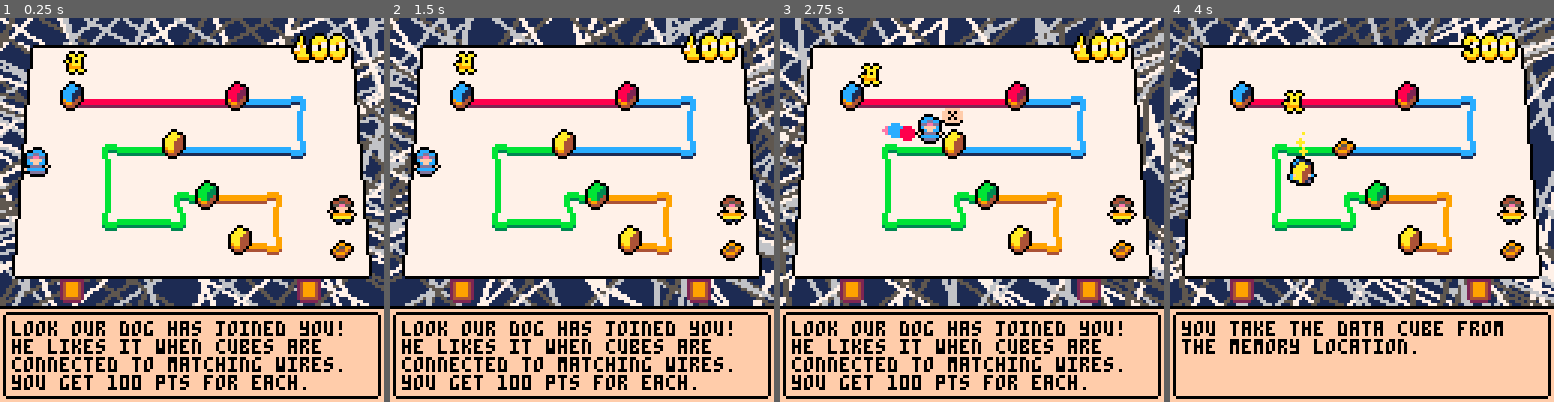
Above: before the commit, frames 1-4 (left to right).
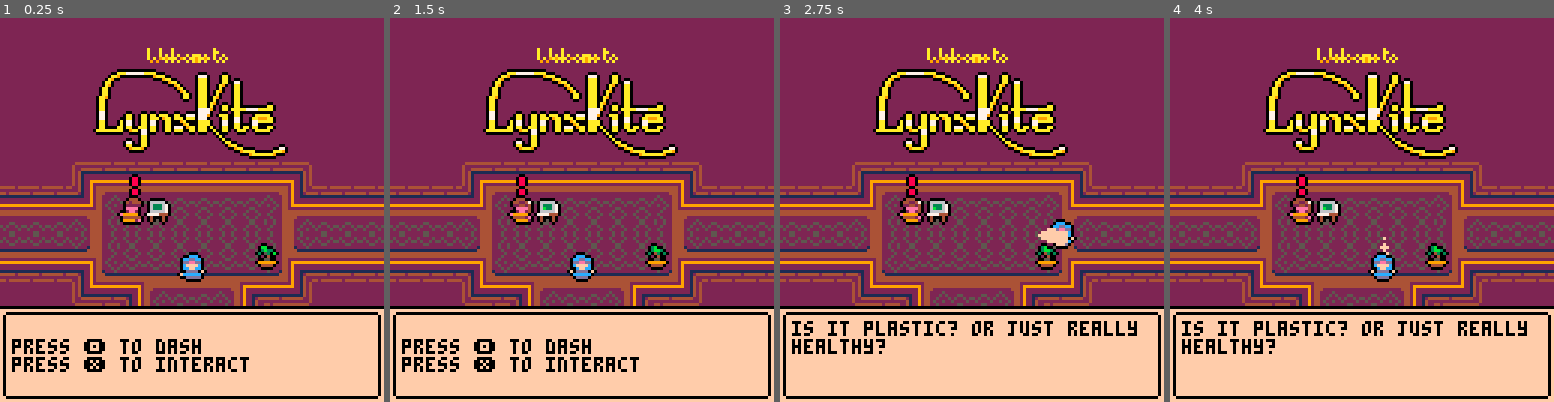
Above: after the commit, the same moments.

Repository: darabos/lynxkite-interview-pico8
Game: PICO-8 cartridge lynxkite.p8
Same seed, same stepped clock (60 frames per second), same inputs: the game is played once before the commit and once after it.
Inputs:
- Up to frame 1 (0.25 s): no input
- Up to frame 2 (1.5 s): tap X (X key) at 0.33, 1.07 s; tap O (Z key) at 0.7 s
- Up to frame 3 (2.75 s): hold Right 1.6-2.1 s; tap O (Z key) at 1.7, 2.1, 2.5 s; tap X (X key) at 1.85 s; hold Up 2.15-2.42 s; hold Right from 2.47 s (still down)
- Up to frame 4 (4 s): tap O (Z key) at 2.9, 3.3, 3.7 s; tap X (X key) at 2.97 s; release Right at 3.03 s; hold Left 3.08-3.58 s; hold Down 3.63-3.97 s

The runs differ from the first frame. In frame 1, 79% of the frame differs, in the area x 0-100%, y 0-97%; in frame 2, 79%; in frame 3, 79%; in frame 4, 76%.

Commit message:
Final (?) levels, score markers.

Diff:
--- a/lynxkite.p8
+++ b/lynxkite.p8
@@ -3,6 +3,7 @@
 __lua__
 function _init()
  score=nil
+ scoring={}
  particles={y=0,draw=draw_particles}
  last_tick=0
  dialog="\npress 🅾️ to dash\npress ❎ to interact"
@@ -15,7 +16,8 @@
   draw=draw_player,
   update=update_player,
  }
- into_the_metaverse()
+ --into_the_metaverse()
+ into_the_title()
 end
 function into_the_office()
  location="office"
@@ -29,7 +31,7 @@
  local whiteboard={
   interact=function() transition_to(into_the_metaverse) end,
   x=60, y=20, draw=draw_whiteboard}
- local daniel={x=80, y=30, sprite=17,flip=1,draw=dance,
+ daniel={x=80, y=30, sprite=17,flip=1,draw=dance,
  interact=function(self)
   dialog="hi! i'm daniel. thanks for coming in. i hope you did not have to wait long?\n❎"
   self.interact=function(self)
@@ -274,6 +276,7 @@
  sortobjects()
  foreach(objects,function(o)
   o.draw(o) end)
+ draw_ui()
  --dialog
  line(0,96,127,96,0)
  rectfill(0,97,128,128,15)
@@ -376,6 +379,14 @@
   and t()>transition.start+1.6 then
   transition=nil
  end
+ --metaverse
+ if location=="metaverse" then
+  if score and score<minscore then
+   p.alert=nil
+  else
+   p.alert=daniel
+  end
+ end
 end
 
 function update_player()
@@ -422,11 +433,25 @@
   spr(f,p.x,p.y)
   pal()
  end
+end
+function draw_ui()
+ --scoring markers
+ foreach(scoring.daniel,function(s)
+  shd(61,s.x,s.y-8)
+ end)
+ foreach(scoring.dog,function(s)
+  shd(62,s.x,s.y)
+ end)
+ foreach(scoring.cat,function(s)
+  shd(63,s.x,s.y-8)
+ end)
+ --interaction marker
  local c=closest(p)
  if c!=nil then
   print('❎',c.x,c.y-5,0)
   print('❎',c.x,c.y-6,15)
  end
+ --alert
  if p.alert!=nil and c!=p.alert then
   dance({x=p.alert.x, y=p.alert.y-8, sprite=55,flip=1})
  end
@@ -554,8 +579,16 @@
  dog.other=cat
  cat.other=dog
  function daniel_dialog(self)
-  if getscore()<minscore then
+  if score<minscore then
    dialog="here's a hint:\ntry to get a higher score!"
+  elseif current_wiring==5 then
+   if score==12 then
+    dialog="great work! we are done with the interview, but feel free to play around if you like."
+   elseif score<15 then
+    dialog="awesome work! we are done with the interview, but feel free to play around if you like."
+   elseif score>=15 then
+    dialog="brilliant! you are hired! ♥\n\nplease email lynxkite@lynxkite.com."
+   end
   else
    local d="great work! ready for the next level?\n\n❎"
    dialog=d
@@ -568,21 +601,21 @@
    end
   end
  end
- local daniel={x=110, y=60, sprite=17,flip=1,draw=dance,
+ daniel={x=110, y=60, sprite=17,flip=1,draw=dance,
  interact=daniel_dialog}
  objects={particles,p,daniel,
   {x=116,y=6,draw=function(s)
-    fancynumbers(getscore(),s.x,s.y)
+    fancynumbers(score,s.x,s.y)
    end,
   },
  }
  slots={}
- setwiring(3)
-end
-function slot(x,y,data,wires)
+ setwiring(4)
+end
+function slot(x,y,data,wire)
  return {
   x=x,y=y,data=data,
-  orig_data=data,wires=wires,
+  orig_data=data,wire=wire,
   draw=slot_draw,
   interact=slot_interact,
   update=slot_update,
@@ -593,58 +626,61 @@
 	 {dialog="let's start with a simple example. a linked list with two elements. let's reverse it!",
 	  minscore=2,
 	  x=0,y=40,slots={
-	  slot(40,50,14,{}),
-	  slot(72,24,12,{}),
+	  slot(40,50,14),
+	  slot(72,24,12),
 	  slot(110,70),
 	 }},
 	 {dialog="each data cube in the correct location is worth 100 points. cubes of the same color are interchangeable.",
 	  minscore=5,
 	  x=40,y=32,slots={
-	  slot(24,40,10,{}),
-	  slot(40,54,11,{}),
-	  slot(57,29,12,{}),
-	  slot(95,29,14,{}),
-	  slot(86,54,10,{}),
+	  slot(24,40,10),
+	  slot(40,54,11),
+	  slot(57,29,12),
+	  slot(95,29,14),
+	  slot(86,54,10),
 	  slot(110,70),
 	 }},
-	 {dialog="look our dog has joined you! he likes it when cubes are connected to matching wires. you get 100 pts for each.",
-	  minscore=2,
+	 {dialog="look our dog has joined you! he likes it when wires connect cubes of their color. you get 300 pts for each.",
+	  minscore=6,
 	  dog=true,
 	  x=48,y=48,slots={
-	  slot(20,20,12,{14}),
-	  slot(75,20,14,{14,12}),
-	  slot(54,36,10,{12,11}),
-	  slot(65,53,11,{11,10}),
-	  slot(76,68,10,{10}),
+	  slot(20,20,12,12),
+	  slot(75,20,14,14),
+	  slot(54,36,14,11),
+	  slot(65,53,11,14),
+	  slot(76,68,10),
 	  slot(110,70),
 	 }},
-	 {dialog="the cat joins too! she doesn't like data cubes of the same color next to each other. she will give -100 pts for each.",
-	  minscore=2,
+	 {dialog="the cat joins too! she hates data cubes that have the same color on both sides. she takes away 100 pts for each.",
+	  minscore=12,
 	  cat=true,dog=true,
-	  x=40,y=32,slots={
-	  slot(24,40,10,{}),
-	  slot(40,54,11,{}),
-	  slot(57,29,12,{}),
-	  slot(95,29,14,{}),
-	  slot(86,54,10,{}),
+	  x=32,y=48,slots={
+	  slot(54,29,11,14),
+	  slot(34,29,12,10),
+	  slot(24,40,10,14),
+	  slot(40,53,12,12),
+	  slot(80,53,10,14),
+	  slot(96,40,14,11),
+	  slot(86,29,10,14),
+	  slot(66,29,14),
 	  slot(110,70),
 	 }},
 	 {dialog="your final test! try to score as many points as you can.",
-	  minscore=15,
+	  minscore=12,
 	  cat=true,dog=true,
 	  x=40,y=40,slots={
-	  slot(25,70,10,{10}),
-	  slot(16,55,11,{10,14}),
-	  slot(25,40,12,{14,12}),
-	  slot(24,18,14,{12,14}),
-	  slot(60,13,14,{14,10}),
-	  slot(96,26,11,{10,12}),
-	  slot(100,53,11,{12,14}),
-	  slot(78,70,12,{14,11}),
-	  slot(40,55,10,{11,10}),
-	  slot(65,30,10,{10,11}),
-	  slot(70,54,14,{11,12}),
-	  slot(55,42,12,{12}),
+	  slot(25,70,10,10),
+	  slot(16,55,11,14),
+	  slot(25,40,12,12),
+	  slot(24,18,14,14),
+	  slot(60,13,14,10),
+	  slot(96,26,11,12),
+	  slot(100,53,11,14),
+	  slot(78,70,12,11),
+	  slot(40,55,10,10),
+	  slot(65,30,10,11),
+	  slot(70,54,14,12),
+	  slot(55,42,12),
 	  slot(110,70),
 	 }},
 	}
@@ -662,8 +698,9 @@
   add(objects,s) end)
  del(objects,cat)
  del(objects,dog)
- if w.cat then add(objects,cat) end
- if w.dog then add(objects,dog) end
+ --if w.cat then add(objects,cat) end
+ --if w.dog then add(objects,dog) end
+ score=getscore()
 end
 
 function slot_draw(s)
@@ -721,23 +758,34 @@
 function getscore()
  sc=0
  n=#slots-1
+ scoring={daniel={},dog={},cat={}}
  for i=1,n do
   --daniel
   if slots[i].data==slots[n-i+1].orig_data then
    sc+=1
+   add(scoring.daniel,slots[i])
   end
   --dog
   if wirings[current_wiring].dog
+   and i<n
    and slots[i].data!=nil
-   and (slots[i].data==slots[i].wires[1]
-   or slots[i].data==slots[i].wires[2]) then
-   sc+=1
+   and slots[i].data==slots[i].wire
+   and slots[i+1].data==slots[i].wire
+   then
+   sc+=3
+   add(scoring.dog,{
+    x=(slots[i].x+slots[i+1].x)/2,
+    y=(slots[i].y+slots[i+1].y)/2})
   end
   --cat
   if wirings[current_wiring].cat
-   and ((i<n and slots[i].data==slots[i+1].data)
-   or (i>1 and slots[i].data==slots[i-1].data)) then
+   and i>1 and i<n
+   and slots[i].data!=nil
+   and slots[i-1].data!=nil
+   and slots[i-1].data==slots[i+1].data
+   then
    sc-=1
+   add(scoring.cat,slots[i])
   end
  end
  return max(0,sc)
@@ -883,9 +931,139 @@
 
 
 
+…(130 lines of a section not shown)…
 __map__
 0708080808080808080808080808080900000000000000000000000000000000000000000000000000000000000000000000000000000000000000000000000000000000000000000000000000000000000000000000000000000000000000000000000000000000000000000000000000000000000000000000000000000000
-1704050505050505050505050505061900000000000062636465000000000000000000000000000000000000000000000000000000000000000000000000000000000000000000000000000000000000000000000000000000000000000000000000000000000000000000000000000000000000000000000000000000000000
+1704050505050505050505050505061900000000000062634757000000000000000000000000000000000000000000000000000000000000000000000000000000000000000000000000000000000000000000000000000000000000000000000000000000000000000000000000000000000000000000000000000000000000
 171415151515151515151515151516190000000048494a4b4c4d4e4f00000000000000000000000000000000000000000000000000000000000000000000000000000000000000000000000000000000000000000000000000000000000000000000000000000000000000000000000000000000000000000000000000000000
 171415151515151515151515151516190000000058595a5b5c5d5e5f00000000000000000000000000000000000000000000000000000000000000000000000000000000000000000000000000000000000000000000000000000000000000000000000000000000000000000000000000000000000000000000000000000000
 0a1415151515151515151515151516190000000068696a6b6c6d6e6f00000000000000000000000000000000000000000000000000000000000000000000000000000000000000000000000000000000000000000000000000000000000000000000000000000000000000000000000000000000000000000000000000000000
Not shown, changed: 153 lines of the sprite sheet (__gfx__) section of lynxkite.p8
Not shown, changed: the thumbnail (__label__) section of lynxkite.p8
